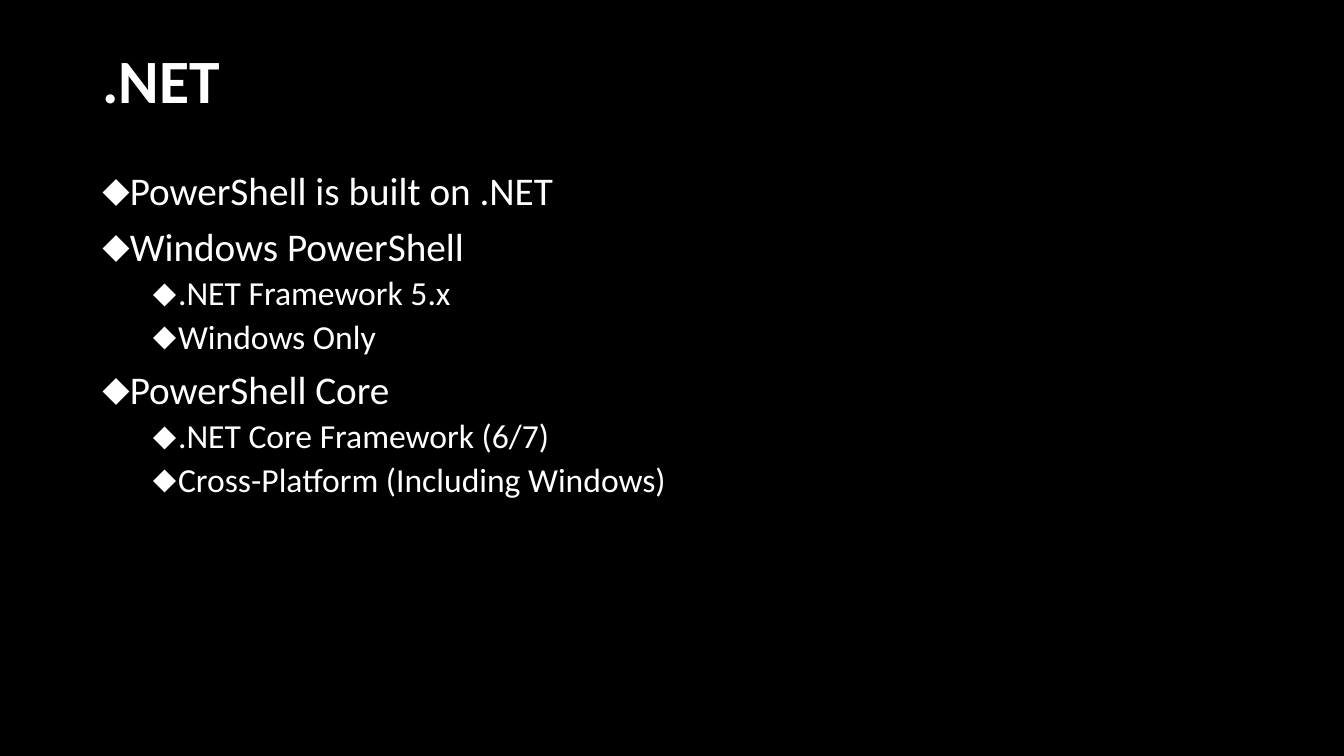
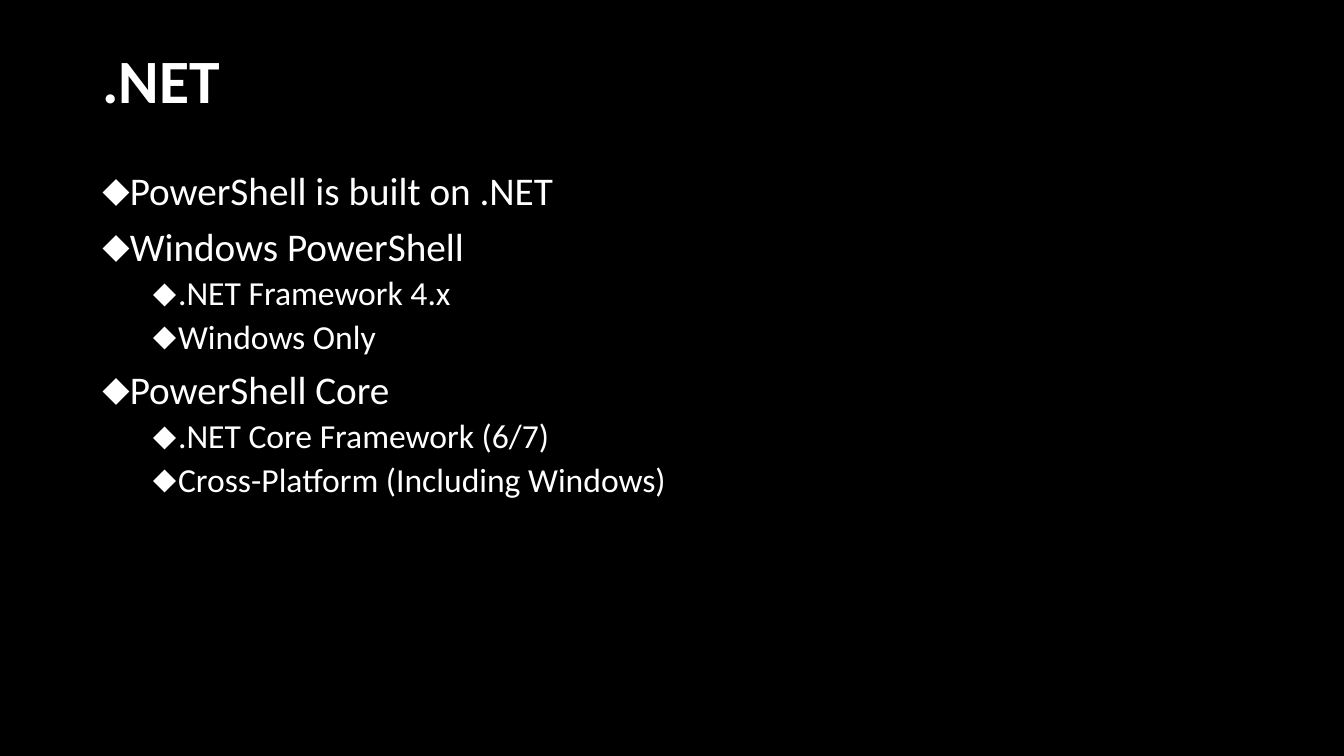
Before and after one commit to jpscripter/MMSMoA23, a slide deck: slide 20 of PowerShell Power-Up/PowerShell Power-Up.pptx (slide 16 before the commit). Drawn at 1344x756 pixels with LibreOffice and Linux fonts; fonts in the diff are those of the drawing; background and template pictures are left out. Boxes give left, top, right and bottom in pixels: in the first picture for what was removed or moved away, otherwise in the second. Text is boxed around its words. In the diff, an @@ line names an element or a change of style, - is before the commit and + after.

```diff
--- a/PowerShell Power-Up/PowerShell Power-Up.pptx
+++ b/PowerShell Power-Up/PowerShell Power-Up.pptx
@@ text at (178,281,450,306): text changed @@
-  ⬥ .NET Framework 5.x
+  ⬥ .NET Framework 4.x
```
Also in this commit, not shown: 3 other slides changed, 4 slides added.
